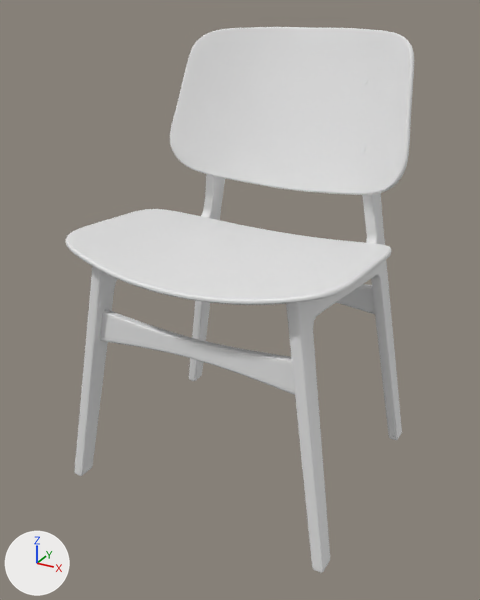
The Blender file chair.blend, before and after one commit.
Camera for both pictures: a 50 mm camera at (2.57, -5.08, 4.26) aimed at (-0.15, -0.14, 1.79). The lights are fixed; the arrows at lower left show +X, +Y and +Z. Materials are left out; every surface is plain grey.

Objects in the first picture: 'Backrest', 'Backrest - Bottom', 'Backrest - Top', 'Brace - Front', 'Brace - Rear', 'Leg', 'Seat', 'Seat - Front'.
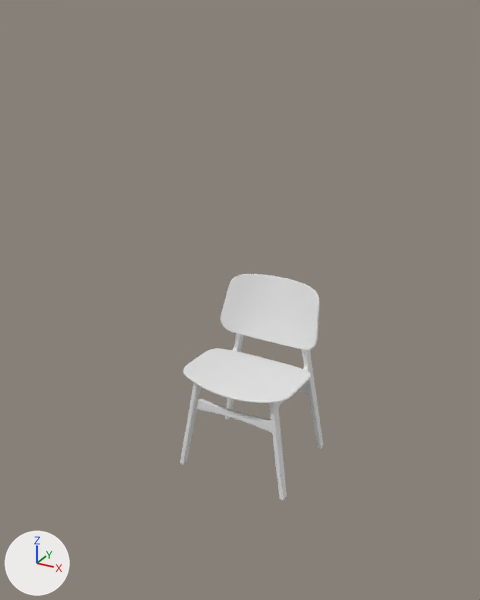
Commit message: Part 9 - Finale!

Changed parts and their boxes (x1, y1, x2, y2) in the pictures (480 x 600 px):
'Backrest', moved
    before: (170, 27, 414, 195)
    after: (220, 274, 319, 350)
'Seat', moved
    before: (66, 209, 392, 305)
    after: (183, 348, 311, 403)
'Leg', deleted
    before: (75, 174, 402, 573)
'Brace - Front', moved
    before: (100, 309, 295, 395)
    after: (195, 397, 272, 433)
'ChairSoborg_Leg', added
    after: (180, 333, 323, 500)
'Brace - Rear', moved
    before: (336, 284, 375, 314)
    after: (298, 382, 309, 395)
'Backrest - Top', moved
    before: (234, 71, 368, 85)
    after: (248, 291, 303, 306)
'Backrest - Bottom', moved
    before: (216, 131, 366, 153)
    after: (240, 316, 302, 333)
'Seat - Front', moved (not visible afterwards)
    before: (115, 242, 311, 282)
'Seat - Rear', moved (not visible afterwards)
    before: (180, 219, 358, 250)

Patch to the scene script:
```diff
--- a/chair.blend.py
+++ b/chair.blend.py
@@ me_cube_001_1 @@
+me_cube_001_1.from_pydata(...)  # 17954 vertices, 17952 faces; spans x 1.07..1.18, y -1.16..1.16, z -0.19..3.62
+me_cube_001_1.polygons.foreach_set('use_smooth', [True] * 17952)
@@ ob_leg @@
-ob_leg = bpy.data.objects.new('Leg', me_cube_001)
-ob_leg.location = (1.12, -1.07, 0.1)
-ob_leg.rotation_euler = (0.0, -0.164, 0.0)  # degrees (0, -9.4, 0)
-_m = ob_leg.modifiers.new('Mirror.001', 'MIRROR')
-_m.mirror_object = ob_seat
@@ ob_seat @@
 ob_seat = bpy.data.objects.new('Seat', me_plane)
+ob_seat.parent = ob_chairsoborg_leg
+ob_seat.matrix_parent_inverse = Matrix(((0.987, 0.0, 0.163, 0.0), (0.0, 1.0, 0.0, 0.0), (-0.163, 0.0, 0.987, 0.0), (0.0, 0.0, 0.0, 1.0)))
 ob_seat.location = (-0.146, -1.276, 2.25)
@@ ob_backrest @@
 ob_backrest = bpy.data.objects.new('Backrest', me_plane_001)
+ob_backrest.parent = ob_chairsoborg_leg
+ob_backrest.matrix_parent_inverse = Matrix(((0.987, 0.0, 0.163, 0.0), (0.0, 1.0, 0.0, 0.0), (-0.163, 0.0, 0.987, 0.0), (0.0, 0.0, 0.0, 1.0)))
 ob_backrest.location = (-0.141, 0.858, 2.6)
@@ ob_brace___front @@
 ob_brace___front = bpy.data.objects.new('Brace - Front', me_cube_002)
+ob_brace___front.parent = ob_chairsoborg_leg
+ob_brace___front.matrix_parent_inverse = Matrix(((0.987, 0.0, 0.163, 0.0), (0.0, 1.0, 0.0, 0.0), (-0.163, 0.0, 0.987, 0.0), (0.0, 0.0, 0.0, 1.0)))
 ob_brace___front.location = (0.279, -0.944, 1.651)
@@ ob_brace___rear @@
 ob_brace___rear = bpy.data.objects.new('Brace - Rear', me_cube_004)
+ob_brace___rear.parent = ob_chairsoborg_leg
+ob_brace___rear.matrix_parent_inverse = Matrix(((0.987, 0.0, 0.163, 0.0), (0.0, 1.0, 0.0, 0.0), (-0.163, 0.0, 0.987, 0.0), (0.0, 0.0, 0.0, 1.0)))
 ob_brace___rear.location = (0.279, 0.926, 1.583)
@@ ob_seat___front @@
 ob_seat___front = bpy.data.objects.new('Seat - Front', me_circle)
+ob_seat___front.parent = ob_chairsoborg_leg
+ob_seat___front.matrix_parent_inverse = Matrix(((0.987, 0.0, 0.163, 0.0), (0.0, 1.0, 0.0, 0.0), (-0.163, 0.0, 0.987, 0.0), (0.0, 0.0, 0.0, 1.0)))
 ob_seat___front.location = (0.749, -0.721, 2.36)
@@ ob_seat___rear @@
 ob_seat___rear = bpy.data.objects.new('Seat - Rear', me_circle_001)
+ob_seat___rear.parent = ob_chairsoborg_leg
+ob_seat___rear.matrix_parent_inverse = Matrix(((0.987, 0.0, 0.163, 0.0), (0.0, 1.0, 0.0, 0.0), (-0.163, 0.0, 0.987, 0.0), (0.0, 0.0, 0.0, 1.0)))
 ob_seat___rear.location = (0.754, 0.305, 2.299)
@@ ob_backrest___bottom @@
 ob_backrest___bottom = bpy.data.objects.new('Backrest - Bottom', me_circle_002)
+ob_backrest___bottom.parent = ob_chairsoborg_leg
+ob_backrest___bottom.matrix_parent_inverse = Matrix(((0.987, 0.0, 0.163, 0.0), (0.0, 1.0, 0.0, 0.0), (-0.163, 0.0, 0.987, 0.0), (0.0, 0.0, 0.0, 1.0)))
 ob_backrest___bottom.location = (0.607, 0.79, 3.086)
@@ ob_backrest___top @@
 ob_backrest___top = bpy.data.objects.new('Backrest - Top', me_circle_003)
+ob_backrest___top.parent = ob_chairsoborg_leg
+ob_backrest___top.matrix_parent_inverse = Matrix(((0.987, 0.0, 0.163, 0.0), (0.0, 1.0, 0.0, 0.0), (-0.163, 0.0, 0.987, 0.0), (0.0, 0.0, 0.0, 1.0)))
 ob_backrest___top.location = (0.511, 0.99, 3.657)
@@ ob_chairsoborg_leg @@
+ob_chairsoborg_leg = bpy.data.objects.new('ChairSoborg_Leg', me_cube_001_1)
+ob_chairsoborg_leg.location = (0.0, 0.0, 0.0)
+ob_chairsoborg_leg.rotation_euler = (0.0, -0.164, 0.0)  # degrees (0, -9.4, 0)
+ob_chairsoborg_leg.scale = (0.439, 0.439, 0.439)
+_m = ob_chairsoborg_leg.modifiers.new('Mirror.001', 'MIRROR')
+_m.mirror_object = ob_seat
```
